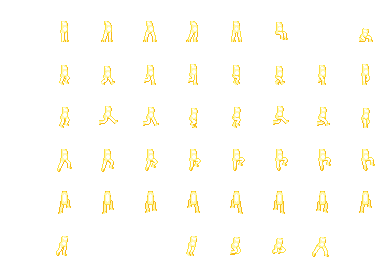
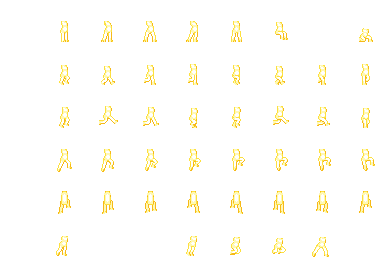
Revision of a layered 387 × 258 image; what changed, layer by layer:
painted on "Main Body" over [61,24,364,243]
